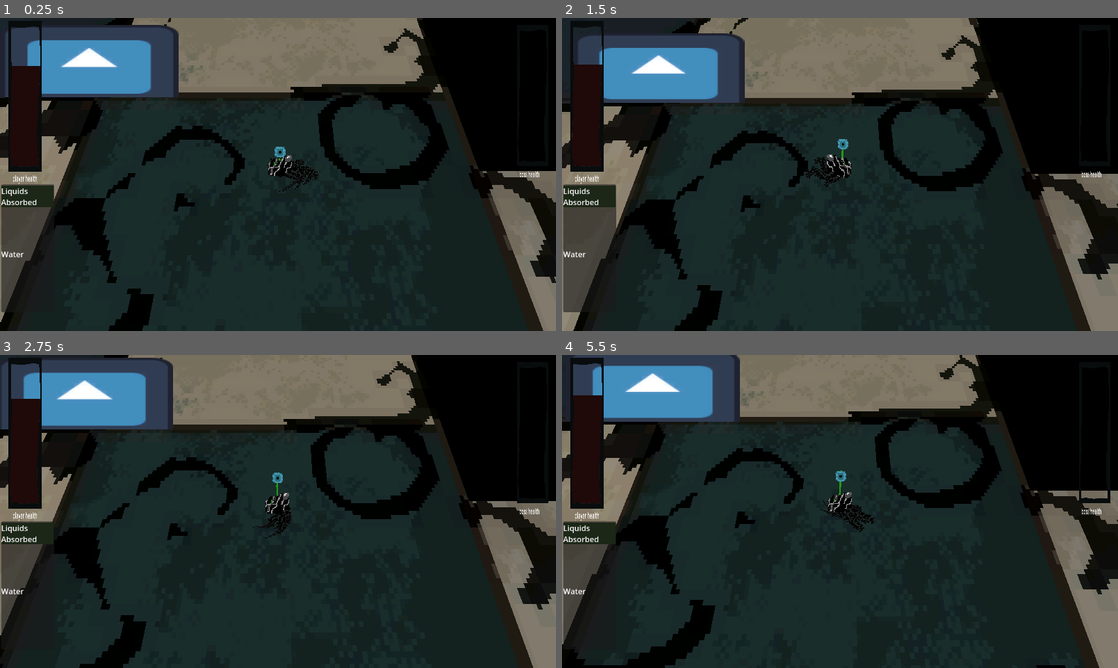
Above: before the commit, frames 1-4 (two rows, left to right).
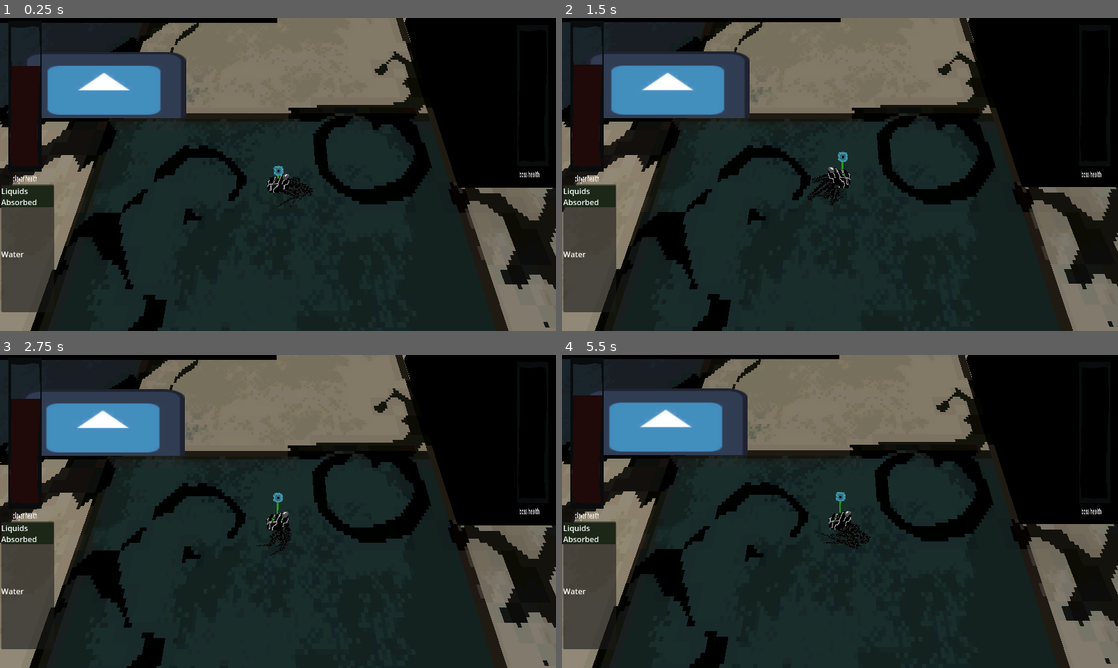
Above: after the commit, the same moments.

Repository: Area9579/Haustoria
Game: Godot game, scene res://Scenes/main.tscn
Same seed, same stepped clock (60 frames per second), same inputs: the game is played once before the commit and once after it. The engine's default icon, where the game draws it, is replaced by a stand-in: a white triangle on a blue panel in a dark square.
Inputs (mouse positions are in pixels of both pictures, inside the frame that each line leads up to):
- Up to frame 1 (0.25 s): no input
- Up to frame 2 (1.5 s): tap Enter (ui_accept) at 0.5, 0.77 s; move the mouse to (962, 158) at 0.52 s; hold Right (ui_right) 0.53-1.28 s; click (962, 158) at 0.6 s; move the mouse to (728, 190) at 1.27 s; hold Down (ui_down) from 1.28 s (still down); click (728, 190) at 1.35 s
- Up to frame 3 (2.75 s): tap Enter (ui_accept) at 1.52 s; move the mouse to (333, 442) at 2.02 s; release Down (ui_down) at 2.03 s; hold Right (ui_right) from 2.03 s (still down); click (333, 442) at 2.1 s
- Up to frame 4 (5.5 s): move the mouse to (812, 574) at 2.77 s; release Right (ui_right) at 2.78 s; hold Up (ui_up) 2.78-3.53 s; click (812, 574) at 2.85 s; tap Enter (ui_accept) at 3.02, 3.77, 4.52 s; move the mouse to (1006, 558) at 3.52 s; hold Left (ui_left) 3.53-5.03 s; click (1006, 558) at 3.6 s; move the mouse to (673, 464) at 4.27 s; click (673, 464) at 4.35 s; move the mouse to (867, 511) at 5.02 s; hold Down (ui_down) from 5.03 s (still down); click (867, 511) at 5.1 s

The runs differ from the first frame. In frame 1, 28% of the frame differs, in the area x 0-100%, y 0-100%; in frame 2, 23%; in frame 3, 30%; in frame 4, 32%.

Commit message:
player changes

Diff:
--- a/Scenes/Boss.tscn
+++ b/Scenes/Boss.tscn
@@ -235,7 +235,7 @@
 radius = 0.821734
 
 [sub_resource type="CylinderShape3D" id="CylinderShape3D_2qboq"]
-radius = 19.0
+radius = 16.5168
 
 [node name="Boss" type="CharacterBody3D"]
 transform = Transform3D(1, 0, 0, 0, 1, 0, 0, 0, 1, 0, 1.16462, 0)
@@ -351,7 +351,7 @@
 transform = Transform3D(1, 0, 0, 0, 1, 0, 0, 0, 1, 0, 20, 0)
 top_level = true
 collision_layer = 2
-collision_mask = 132
+collision_mask = 16516
 script = ExtResource("4_swuvd")
 
 [node name="AttackTimer" type="Timer" parent="Hand"]
--- a/Scenes/Player.tscn
+++ b/Scenes/Player.tscn
@@ -203,6 +203,7 @@
 
 [node name="PlayerCamera" type="Camera3D" parent="."]
 transform = Transform3D(1, 0, 0, 0, 0.494124, 0.869391, 0, -0.869391, 0.494124, 0, 7.27733, 4.24484)
+top_level = true
 current = true
 fov = 53.9261
 script = ExtResource("3_iy2vu")
--- a/Scenes/level building/poison.tscn
+++ b/Scenes/level building/poison.tscn
@@ -56,16 +56,17 @@
 shape = SubResource("BoxShape3D_obbhc")
 
 [node name="AnimatedSprite3D" type="AnimatedSprite3D" parent="."]
-transform = Transform3D(0.263429, 0, 0, 0, 0.263429, 0, 0, 0, 0.263429, 0, 0, 0)
+transform = Transform3D(0.263429, 0, 0, 0, 0.263429, 0, 0, 0, 0.263429, 0, -0.264813, 0)
 billboard = 1
 render_priority = 12
 sprite_frames = SubResource("SpriteFrames_amppj")
 animation = &"Sulfiric Acid"
 
 [node name="Label3D" type="Label3D" parent="AnimatedSprite3D"]
-transform = Transform3D(6.93605, 0, 0, 0, 6.93605, 0, 0, 0, 6.93605, 0, 4.354, 0)
+transform = Transform3D(6.93605, 0, 0, 0, 6.93605, 0, 0, 0, 6.93605, 0, 3.53223, -1.41688)
 visible = false
 billboard = 1
+render_priority = 12
 text = "test text"
 
 [node name="Sprite3D" type="Sprite3D" parent="."]
@@ -73,7 +74,4 @@
 billboard = 2
 texture = ExtResource("5_3mxpi")
 
-[node name="Camera3D" type="Camera3D" parent="."]
-transform = Transform3D(1, 0, 0, 0, 1, 0, 0, 0, 1, 0, 0.822725, 4.24776)
-
 [connection signal="body_entered" from="Area3D" to="." method="_on_area_3d_body_entered"]
--- a/Scripts/player_camera.gd
+++ b/Scripts/player_camera.gd
@@ -9,8 +9,8 @@
 
 func  _input(event: InputEvent) -> void:
 	var mousePos = get_viewport().get_mouse_position()
-	if event is InputEventMouseMotion: #calls the function for adjusting the camera location whenever you move the mouse
-		adjustCamera(0.1,0.05,mousePos)
+#	if event is InputEventMouseMotion: #calls the function for adjusting the camera location whenever you move the mouse
+	#	adjustCamera(0.1,0.05,mousePos)
 
 #this function moves the camera ahead of the player by the limits when the mouse position gets towards the viewport borders
 func adjustCamera(limitX,limitY,mousePos):
@@ -24,11 +24,13 @@
 	var newPosZ: float
 	#both of these just do some math so that the center of the viewport is equal to 0 and the edges are equal to the limit, then set the position there
 	if mousePos.x != centerX:
-		newPosX = ((mousePos.x-centerX)/divFactorX)*2
+		newPosX = ((mousePos.x-centerX)/divFactorX)*2 + get_parent().global_position.x
 		position.x = newPosX
+
 	if mousePos.y != centerY:
-		newPosZ = ((mousePos.y-centerY)/divFactorY)*2
+		newPosZ = ((mousePos.y-centerY)/divFactorY)*2  + get_parent().global_position.z
 		position.z = newPosZ + defaultZPos
+	position.y = 7.277
 
 
 var decay := .8 #How quickly shaking will stop [0,1].
@@ -54,6 +56,9 @@
 	tween.tween_property(self, 'position', point + Vector2(160, 90), .5)
 
 func _process(delta):
+	var mousePos = get_viewport().get_mouse_position()
+	adjustCamera(0.1,0.05,mousePos)
+	#global_position = (get_parent().global_position * Vector3(1,0,1)) + Vector3(0,7.277, 4.245)
 	if trauma:
 		trauma = max(trauma - decay * delta, 0)
 		shake()
--- a/Scripts/poison.gd
+++ b/Scripts/poison.gd
@@ -11,8 +11,7 @@
 func _ready() -> void:
 	animated_sprite_3d.play(poison)
 
-	label_3d.top_level = true
-	label_3d.global_position = global_position
+	#label_3d.top_level = true
 	label_3d.text = poison + ' get!'
 
 
